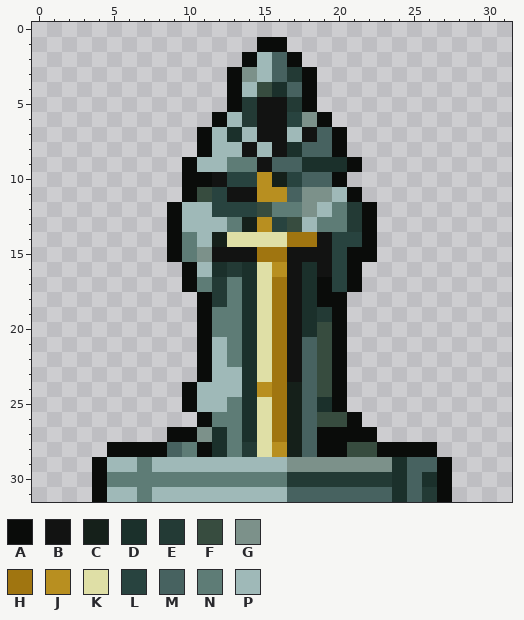
Two versions of one pixel-art file, projects/006_delve/art/prop_statue.aseprite. The first picture shows the starting point.
32x32 pixels, 1 frame. Colours within 5 levels of each other are drawn and written as one.
Palette (. is transparent): A #0a0c0a  B #121312  C #15201a  D #1b302b  E #233a35  F #374c3f  G #7c918a  H #a07510  J #b88f20  K #dfdfa6  L #28433f  M #476260  N #5e7c76  P #9fb9b8
Now the later version:
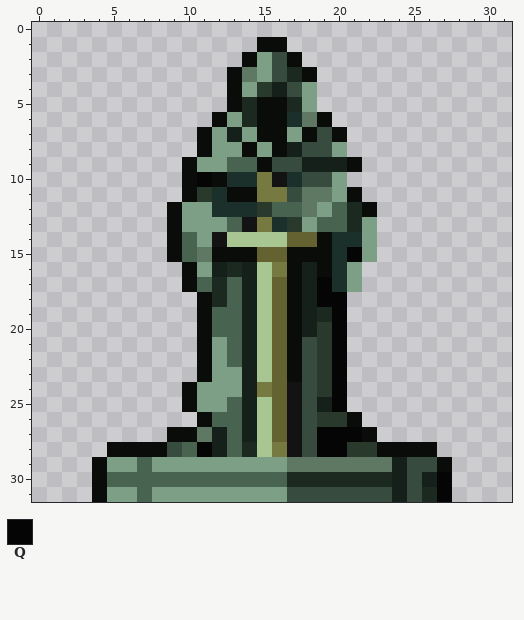
Colours new in this view: Q #050505
Difference:
@@ palette @@
-E #233a35
+E #1b2921
-F #374c3f
+F #29392c
-G #7c918a
+G #5e7863
-H #a07510
+H #636230
-J #b88f20
+J #767a40
-K #dfdfa6
+K #a7c691
-M #476260
+M #374c3f
-N #5e7c76
+N #496351
-P #9fb9b8
+P #7c9f86
@@ x 9..29 @@
  3 ....AGPMEA...........
- 4 ....APFDMA...........
- 5 ....AEBBEA...........
- 6 ...APEBBLGA..........
- 7 ..APDPBBPBMA.........
- 8 ..APPBPBDMMA.........
- 9 .APPNNBMMDDDA........
-10 .AABLLJCLMMA.........
-11 .AFLBBJJMGGPA........
-12 APPLLLFNNGPNEA.......
-13 APPPNCJLFPNNEA.......
-14 ANPCKKKKHHBLLA.......
-15 ANGBBBHHBBBLAA.......
-16 .APDEDKJBDBLA........
-17 .ANENDKHBDALA........
-18 ..AENDKHBDAA.........
-19 ..ANNDKHBDEA.........
-20 ..ANNDKHBDFA.........
-21 ..APNDKHBMFA.........
-22 ..APNDKHBMFA.........
-23 ..APPDKHBMFA.........
-24 .APPPDJHCMFA.........
-25 .APPNDKHCMDA.........
-26 ..ANNDKHCMFFA........
-27 AAGDNDKHCMAAAA.......
-28 MNADNEKJCMAAFFAAAA...
-29 PPPPPPPPGGGGGGGDMMA..
-30 NNNNNNNNEEEEEEEDMDA..
-31 PPPPPPPPMMMMMMMDMEA..
+ 4 ....APFCMP...........
+ 5 ....AEAAEP...........
+ 6 ...APEAADGA..........
+ 7 ..APCPAAPAMA.........
+ 8 ..APPAPACMMP.........
+ 9 .APPNNAMMCCCA........
+10 .AQADDJBDMMP.........
+11 .AFDAAJJMGGPA........
+12 APPDDDFNNGPNEA.......
+13 APPPNBJDFPNNEP.......
+14 ANPBKKKKHHADDP.......
+15 ANGAAAHHAAADQP.......
+16 .APCECKJACADP........
+17 .ANENCKHACQDP........
+18 ..AENCKHACQQ.........
+19 ..ANNCKHACEQ.........
+20 ..ANNCKHACFQ.........
+21 ..APNCKHAMFQ.........
+22 ..APNCKHAMFQ.........
+23 ..APPCKHAMFQ.........
+24 .APPPCJHBMFQ.........
+25 .APPNCKHBMCQ.........
+26 ..ANNCKHBMFFA........
+27 AAGCNCKHBMQQQA.......
+28 MNQCNEKJBMQQFFAAAA...
+29 PPPPPPPPGGGGGGGCMMA..
+30 NNNNNNNNEEEEEEECMCQ..
+31 PPPPPPPPMMMMMMMCMEQ..
Changed places in both pictures, as pixel boxes (x1, y1, x2, y2):
changed: (107, 52, 452, 502)
